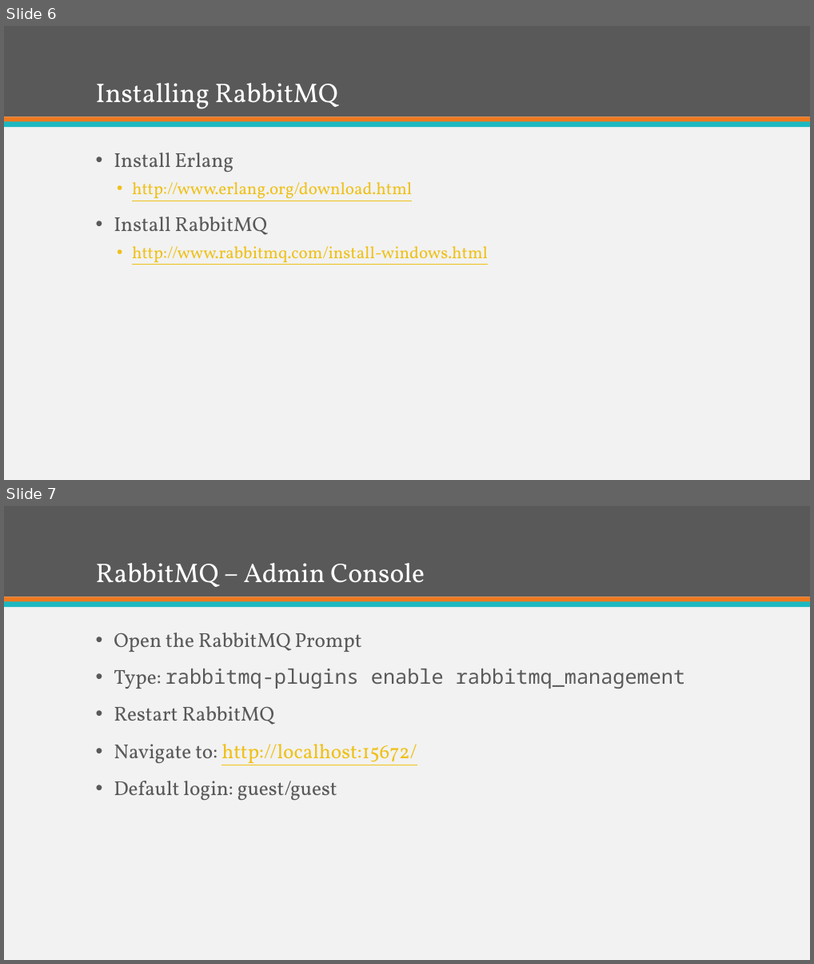
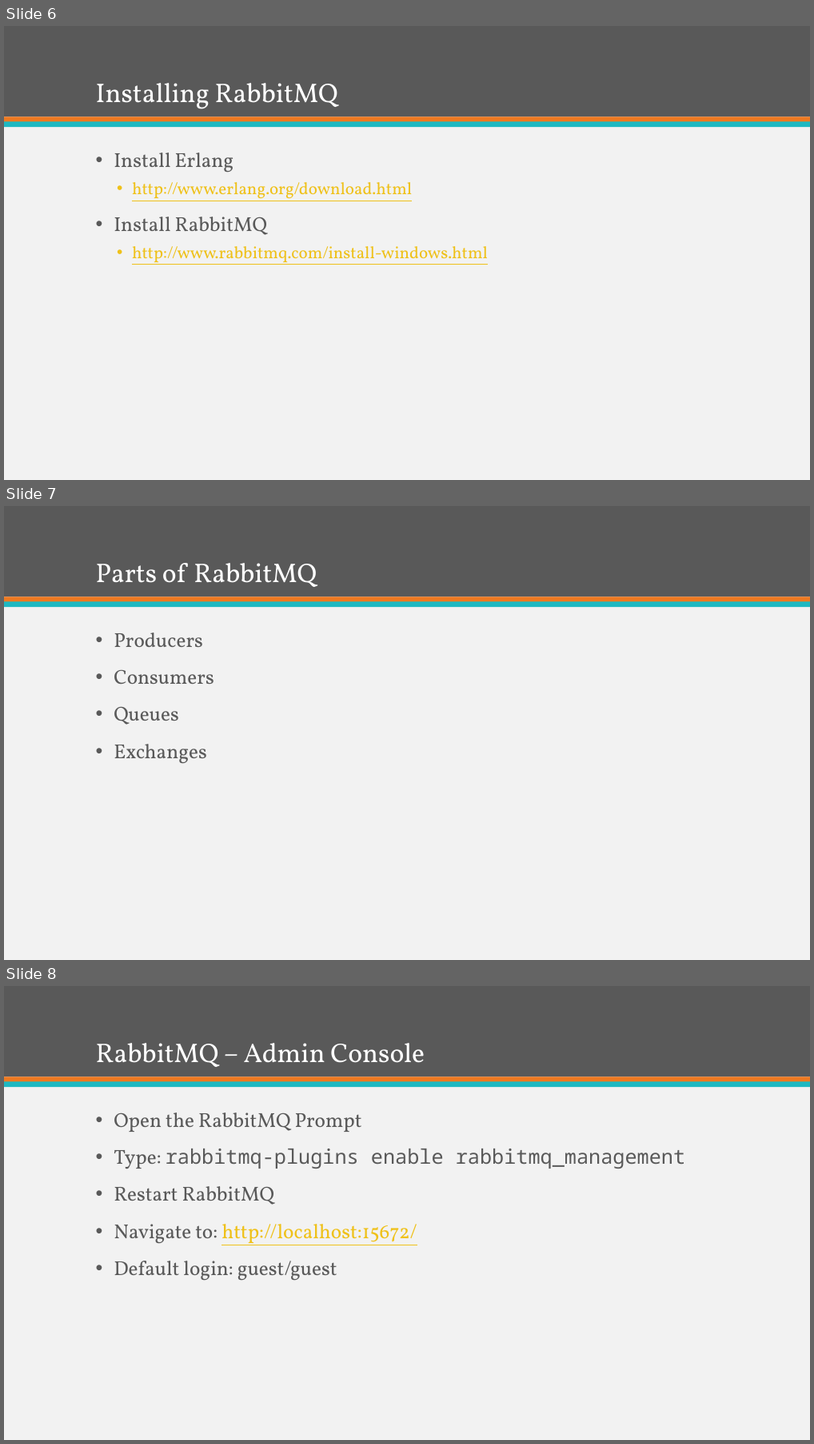
Before and after one commit to ekepes/Presentations, a slide deck: BreakingDownComplexSystemswithRabbitMQ/Breaking Down Complex Systems with RabbitMQ.pptx. Shown one above the other, each under a label of ours: slides 6 and 7 before the commit, slides 6, 7 and 8 after it. The pictures are 814x964 and 814x1444 pixels, drawn with LibreOffice and Linux fonts; fonts in the diff are those of the drawing. Boxes give left, top, right and bottom in pixels: in the first picture for what was removed or moved away, otherwise in the second. Text is boxed around its words. In the diff, an @@ line names an element or a change of style, - is before the commit and + after.

Commit message:
Preso changes

```diff
--- a/BreakingDownComplexSystemswithRabbitMQ/Breaking Down Complex Systems with RabbitMQ.pptx
+++ b/BreakingDownComplexSystemswithRabbitMQ/Breaking Down Complex Systems with RabbitMQ.pptx
@@ slide 7 added at (4,506,810,960), background #F2F2F2; not listed: 3 template elements that a slide beside it also shows @@
@@ title added at (96,563,317,587), 32 pt, text #FFFFFF @@
+Parts of RabbitMQ
@@ text added at (114,632,214,763), 24 pt, text #595959 @@
+• Producers
+• Consumers
+• Queues
+• Exchanges
@@ what was slide 7 is now slide 8 @@
```
